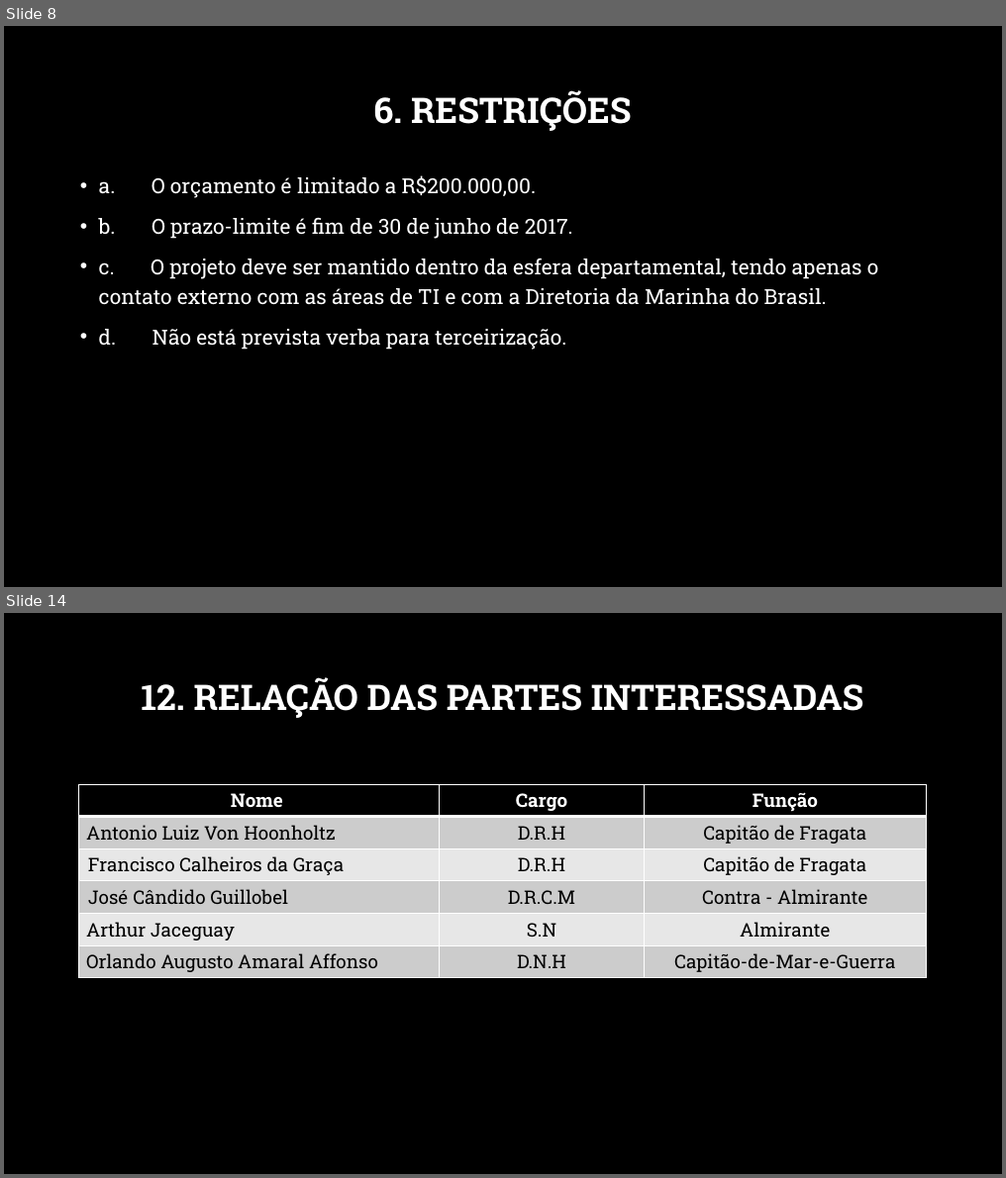
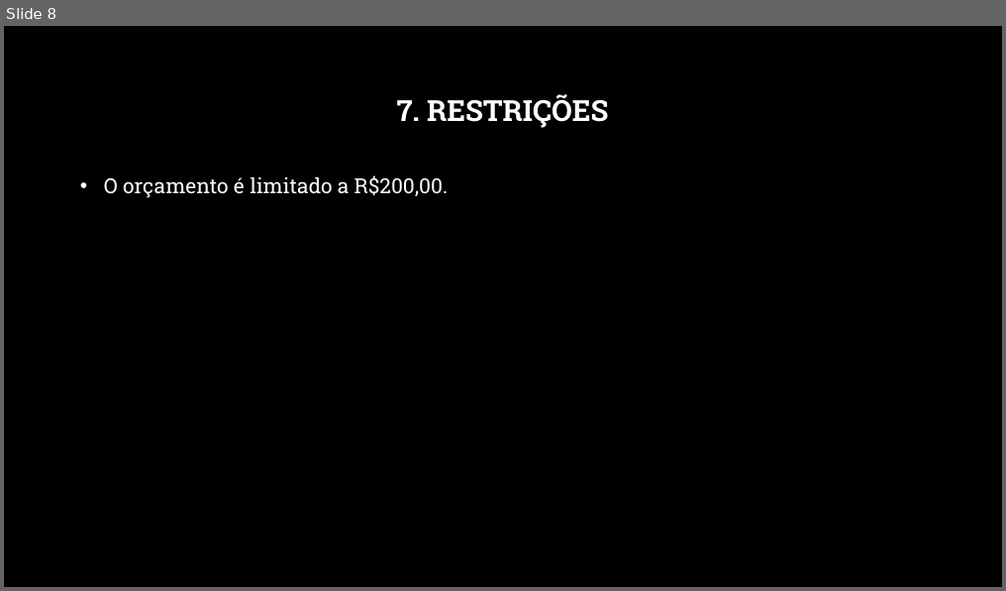
Before and after one commit to Thiarlleson/ProjetoSistemaEmbarcado, a slide deck: Radar_Ultrasonico.pptx. Shown one above the other, each under a label of ours: slides 8 and 14 before the commit, slide 8 after it; the slides between them are not shown. The pictures are 1006x1178 and 1006x591 pixels, drawn with LibreOffice and Linux fonts; fonts in the diff are those of the drawing; background and template pictures are left out. Boxes give left, top, right and bottom in pixels: in the first picture for what was removed or moved away, otherwise in the second. Text is boxed around its words. In the diff, an @@ line names an element or a change of style, - is before the commit and + after.

```diff
--- a/Radar_Ultrasonico.pptx
+++ b/Radar_Ultrasonico.pptx
@@ slide 14 removed at box(4, 613, 1002, 1174), background picture (left out) @@
@@ title removed at box(141, 677, 864, 718) @@
-12. RELAÇÃO DAS PARTES INTERESSADAS
@@ table removed at box(79, 784, 927, 976), 6 rows, 3 columns @@
-Nome | Cargo | Função
-Antonio Luiz Von Hoonholtz | D.R.H | Capitão de Fragata
-Francisco Calheiros da Graça | D.R.H | Capitão de Fragata
-José Cândido Guillobel | D.R.C.M | Contra - Almirante
-Arthur Jaceguay | S.N | Almirante
-Orlando Augusto Amaral Affonso | D.N.H | Capitão-de-Mar-e-Guerra
@@ slide 8 changed as well @@
@@ title at box(397, 94, 608, 128): text changed; size 34 to 28 pt @@
-6. RESTRIÇÕES
+7. RESTRIÇÕES
@@ text at box(104, 175, 448, 198): text changed @@
-• a. O orçamento é limitado a R$200.000,00.
-• b. O prazo-limite é fim de 30 de junho de 2017.
-• c. O projeto deve ser mantido dentro da esfera departamental, tendo apenas o contato externo com as áreas de TI e com a Diretoria da Marinha do Brasil.
-• d. Não está prevista verba para terceirização.
+• O orçamento é limitado a R$200,00.
```
Also in this commit, not shown: 6 other slides changed, 4 slides added, 6 other slides removed, 3 other files.
